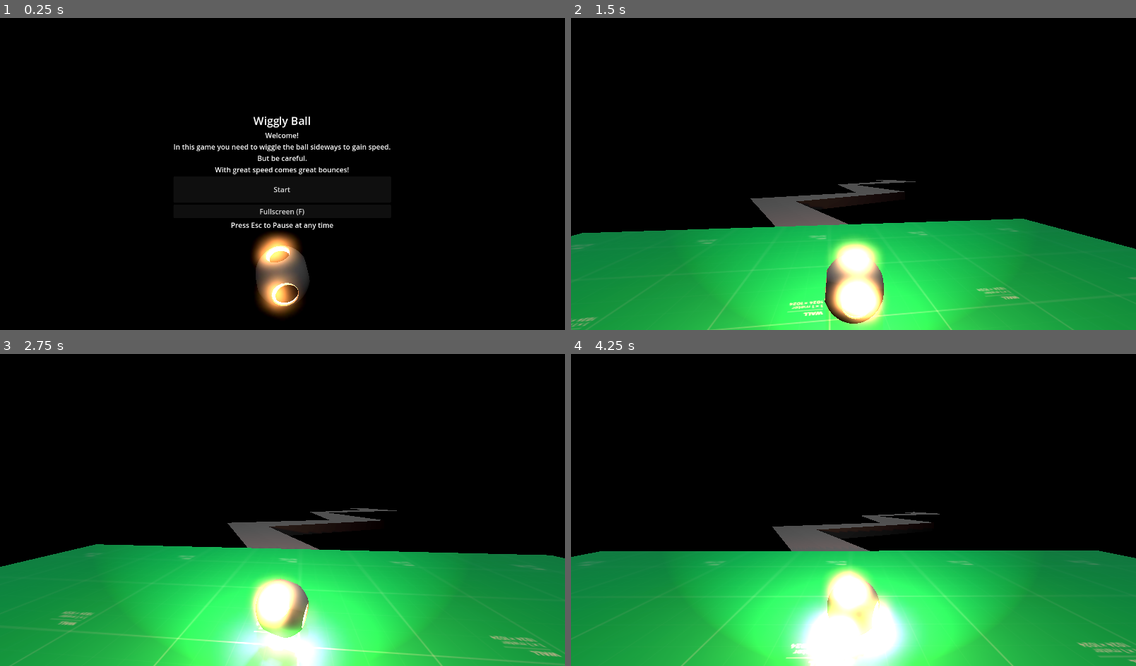
Above: before the commit, frames 1-4 (two rows, left to right).
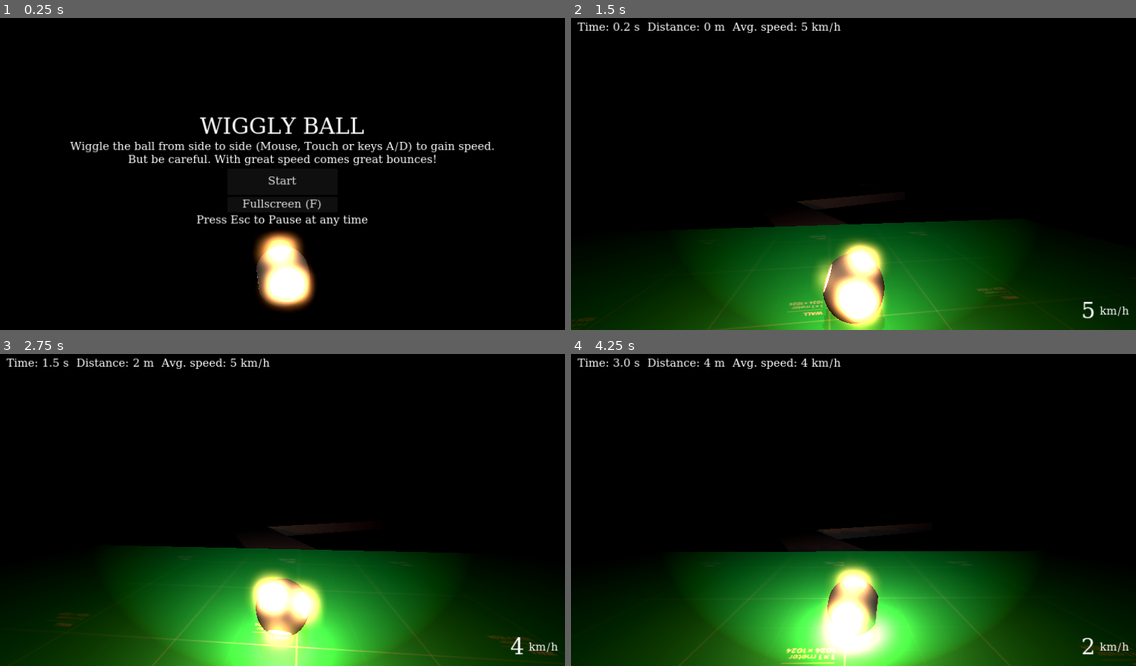
Above: after the commit, the same moments.

Repository: tihepo/wiggle-ball
Game: Godot game, scene res://scenes/start.tscn
Same seed, same stepped clock (60 frames per second), same inputs: the game is played once before the commit and once after it.
Inputs (mouse positions are in pixels of both pictures, inside the frame that each line leads up to):
- Up to frame 1 (0.25 s): no input
- Up to frame 2 (1.5 s): click "Start" at 0.5 s; tap Enter (ui_accept) at 1.25, 1.35 s; move the mouse to (881, 170) at 1.27 s; hold W (move_forward) from 1.28 s (still down)
- Up to frame 3 (2.75 s): keep holding W (move_forward); tap Space (move_jump) at 1.52, 2.27 s; move the mouse to (254, 510) at 2.02 s; tap Enter (ui_accept) at 2.1 s
- Up to frame 4 (4.25 s): keep holding W (move_forward); move the mouse to (864, 500) at 2.77 s; tap Enter (ui_accept) at 2.85, 3.6 s; move the mouse to (847, 513) at 3.52 s; tap Space (move_jump) at 3.77 s

The runs differ from the first frame. In frame 1, 5.9% of the frame differs, in the area x 12-88%, y 31-96%; in frame 2, 34%; in frame 3, 38%, in the area x 0-100%, y 1-100%; in frame 4, 38%.

Commit message:
Work on HUD and menus. Mostly working now.

Diff:
--- a/project.godot
+++ b/project.godot
@@ -19,6 +19,8 @@
 
 window/size/viewport_width=1280
 window/size/viewport_height=720
+window/stretch/mode="canvas_items"
+window/stretch/aspect="keep_width"
 
 [input]
 
--- a/scenes/ball.gd
+++ b/scenes/ball.gd
@@ -35,9 +35,6 @@
 	# Increase speed slowly
 	speed *= 1 + .01 * delta
 
-	if global_position.y < -10:
-		get_tree().reload_current_scene()
-
 	var x = Input.get_axis("move_left", "move_right") * key_sensitivity * delta
 	var y = 0 #Input.get_axis("move_forward", "move_backward") * key_sensitivity * delta
 	if !(is_zero_approx(x) and is_zero_approx(y)):
@@ -46,15 +43,16 @@
 func _input(event):
 	jumping = false
 	running = true
-	if steering && event is InputEventMouseMotion:
+	if event is InputEventMouseMotion:
 		var x = event.relative.x * mouse_sensitivity
 		var y = event.relative.y * mouse_sensitivity
 		y = 0.0
 		steer(x,y)
 
 func steer(x, y):
-	apply_torque(camera.basis * Vector3(y, 0, -x) )
-	apply_central_impulse(camera.basis * Vector3(x, 0.01, -abs(x) * wiggle_factor ))
+	apply_torque(camera.basis * Vector3(y, 0, -x * 4) )
+	if steering:
+		apply_central_impulse(camera.basis * Vector3(x, 0.01, -abs(x) * wiggle_factor ))
 
 func _on_jump_timeout():
 	max_contacts_reported = 1
--- a/scenes/pause.gd
+++ b/scenes/pause.gd
@@ -1,4 +1,4 @@
-extends CanvasLayer
+extends Control
 
 func _unhandled_input(event):
 	if event.is_action_released("ui_accept"):
@@ -32,3 +32,11 @@
 		DisplayServer.window_set_mode(DisplayServer.WINDOW_MODE_FULLSCREEN)
 	else:
 		DisplayServer.window_set_mode(DisplayServer.WINDOW_MODE_WINDOWED)
+
+func _on_exit_button_pressed():
+	unpause()
+	get_tree().change_scene_to_file("res://scenes/start.tscn")
+
+func _on_retry_button_pressed():
+	unpause()
+	get_tree().reload_current_scene()
--- a/scenes/start.tscn
+++ b/scenes/start.tscn
@@ -3,7 +3,7 @@
 [ext_resource type="Script" path="res://scenes/start.gd" id="1_fnrdp"]
 [ext_resource type="Texture2D" uid="uid://cknnpbe7gnutf" path="res://textures/prototype/Green/texture_01.png" id="2_nv715"]
 [ext_resource type="PackedScene" uid="uid://bws1nxafxkrd" path="res://scenes/ball.tscn" id="3_o0pjg"]
-[ext_resource type="Script" path="res://scenes/pause.gd" id="4_rusxb"]
+[ext_resource type="Theme" uid="uid://dvb4p5ixtsmgm" path="res://theme.tres" id="5_ysw0k"]
 
 [sub_resource type="CompressedTexture2D" id="CompressedTexture2D_dv26n"]
 
@@ -27,7 +27,7 @@
 uv1_triplanar = true
 
 [sub_resource type="InputEventAction" id="InputEventAction_yn3yo"]
-action = &"pause"
+action = &"ui_accept"
 
 [sub_resource type="Shortcut" id="Shortcut_ddjjt"]
 events = [SubResource("InputEventAction_yn3yo")]
@@ -52,53 +52,56 @@
 transform = Transform3D(1, 0, 0, 0, 1, 0, 0, 0, 1, 2.08165e-12, 3, 2.08165e-12)
 top_level = true
 gravity_scale = 0.0
-angular_velocity = Vector3(1.0472, 0.349066, 0.872665)
-angular_damp_mode = 1
-angular_damp = 0.0
+angular_velocity = Vector3(0, 0.872665, 0.523599)
+angular_damp = 0.5
 
-[node name="Pause" type="CanvasLayer" parent="."]
+[node name="CanvasLayer" type="CanvasLayer" parent="."]
 process_mode = 3
-script = ExtResource("4_rusxb")
 
-[node name="CenterContainer" type="CenterContainer" parent="Pause"]
+[node name="CenterContainer" type="CenterContainer" parent="CanvasLayer"]
 anchors_preset = 15
 anchor_right = 1.0
 anchor_bottom = 1.0
 grow_horizontal = 2
 grow_vertical = 2
+theme = ExtResource("5_ysw0k")
 
-[node name="VBoxContainer" type="VBoxContainer" parent="Pause/CenterContainer"]
+[node name="VBoxContainer" type="VBoxContainer" parent="CanvasLayer/CenterContainer"]
 layout_mode = 2
+theme_override_constants/separation = 5
 
-[node name="Label" type="Label" parent="Pause/CenterContainer/VBoxContainer"]
+[node name="Label" type="Label" parent="CanvasLayer/CenterContainer/VBoxContainer"]
 layout_mode = 2
-theme_override_font_sizes/font_size = 25
-text = "Wiggly Ball"
+theme_override_font_sizes/font_size = 50
+text = "WIGGLY BALL"
 horizontal_alignment = 1
 
-[node name="Label2" type="Label" parent="Pause/CenterContainer/VBoxContainer"]
+[node name="Label2" type="Label" parent="CanvasLayer/CenterContainer/VBoxContainer"]
 layout_mode = 2
-text = "Welcome!
-In this game you need to wiggle the ball sideways to gain speed.
-But be careful.
-With great speed comes great bounces!"
+text = "Wiggle the ball from side to side (Mouse, Touch or keys A/D) to gain speed.
+But be careful. With great speed comes great bounces!"
 horizontal_alignment = 1
 
-[node name="StartButton" type="Button" parent="Pause/CenterContainer/VBoxContainer"]
-custom_minimum_size = Vector2(150, 60)
+[node name="VBoxContainer" type="VBoxContainer" parent="CanvasLayer/CenterContainer/VBoxContainer"]
+layout_mode = 2
+size_flags_horizontal = 4
+theme_override_constants/separation = 5
+
+[node name="StartButton" type="Button" parent="CanvasLayer/CenterContainer/VBoxContainer/VBoxContainer"]
+custom_minimum_size = Vector2(250, 60)
 layout_mode = 2
 shortcut = SubResource("Shortcut_ddjjt")
 text = "Start"
 
-[node name="FullscreenButton" type="Button" parent="Pause/CenterContainer/VBoxContainer"]
+[node name="FullscreenButton" type="Button" parent="CanvasLayer/CenterContainer/VBoxContainer/VBoxContainer"]
 layout_mode = 2
 shortcut = SubResource("Shortcut_g2ksc")
 text = "Fullscreen (F)"
 
-[node name="Label3" type="Label" parent="Pause/CenterContainer/VBoxContainer"]
+[node name="Label3" type="Label" parent="CanvasLayer/CenterContainer/VBoxContainer"]
 layout_mode = 2
 text = "Press Esc to Pause at any time"
 horizontal_alignment = 1
 
-[connection signal="pressed" from="Pause/CenterContainer/VBoxContainer/StartButton" to="." method="_on_start_button_pressed"]
-[connection signal="pressed" from="Pause/CenterContainer/VBoxContainer/FullscreenButton" to="." method="_on_fullscreen_button_pressed"]
+[connection signal="pressed" from="CanvasLayer/CenterContainer/VBoxContainer/VBoxContainer/StartButton" to="." method="_on_start_button_pressed"]
+[connection signal="pressed" from="CanvasLayer/CenterContainer/VBoxContainer/VBoxContainer/FullscreenButton" to="." method="_on_fullscreen_button_pressed"]
--- a/scenes/world.gd
+++ b/scenes/world.gd
@@ -17,7 +17,7 @@
 @onready var geometry = $geometry
 @onready var camera = $Ball/Target/camera
 
-@onready var next_gate = $Gate
+@onready var next_gate = $StartPlatform/Gate
 
 var N = 0
 var max_live_sections = 5
@@ -25,23 +25,67 @@
 var live_sections: Array[Node3D]
 
 var t_elapsed = 0.0
+var distance = 0.0
+var last_position: Vector3
 
 func _ready():
 	gate_passed()
 	ball.steering = true
-	Input.set_mouse_mode(Input.MOUSE_MODE_CAPTURED)
+	unpause()
+	%Pause.visible = false
+	%GameOver.visible = false
+	%HUDTop.visible = true
+	%HUDBottom.visible = true
+
+	# Ensure start platform gets freed like other sections we've passed
+	live_sections.append($StartPlatform)
+
+	last_position = ball.global_position
+
+func mps_to_kmph(mps):
+	# meters per second to km per hour
+	return mps * 60*60 / 1000.
 
 func _physics_process(delta):
 	if ball.running:
 		t_elapsed += delta
+		var d = (ball.global_position-last_position)
+		d.y = 0  # Don't count changes in height
+		var length = d.length()
+		distance += length
+		last_position = ball.global_position
+		%Time.text = "%.1f" % t_elapsed
+		%Distance.text = "%.0f" % distance
+
+		# Only update speeds every 6 frame = 10 times per second
+		if get_tree().get_frame() % 6 == 0:
+#			print(ball.global_position)
+			%AvgSpeed.text = "%.0f" % mps_to_kmph(distance/t_elapsed)
+			%Speed.text = "%.0f" % mps_to_kmph(length/delta)
+
+	if ball.global_position.y < -10:
+		gameover()
+
+func pause():
+	get_tree().paused = true
+	Input.set_mouse_mode(Input.MOUSE_MODE_VISIBLE)
+
+func unpause():
+	get_tree().paused = false
+	Input.set_mouse_mode(Input.MOUSE_MODE_CAPTURED)
+
+func gameover():
+	pause()
+	%Pause.visible = false
+	%GameOver.visible = true
+	%HUDTop.visible = true
+	%HUDBottom.visible = false
+#	pause()
 
 func gate_passed():
 #	sections = [
 #		preload("res://map/zigzag1.tscn"),
 #	]
-
-	print("t= ", t_elapsed)
-	t_elapsed = 0.0
 
 	# Remove one existing sections
 	while len(live_sections) > max_live_sections:
@@ -75,4 +119,3 @@
 
 func _on_gate_body_entered(body):
 	gate_passed()
-#	$StartPlatform.queue_free()
--- a/scenes/world.tscn
+++ b/scenes/world.tscn
@@ -1,10 +1,11 @@
-[gd_scene load_steps=12 format=3 uid="uid://dqac65jrr30w6"]
+[gd_scene load_steps=13 format=3 uid="uid://dqac65jrr30w6"]
 
 [ext_resource type="Script" path="res://scenes/world.gd" id="1_x87ln"]
 [ext_resource type="Texture2D" uid="uid://cknnpbe7gnutf" path="res://textures/prototype/Green/texture_01.png" id="2_8ys57"]
 [ext_resource type="PackedScene" uid="uid://dl63j3eaedywp" path="res://map/parts/gate.tscn" id="3_0o6w0"]
 [ext_resource type="Script" path="res://scenes/geometry.gd" id="4_jra8y"]
-[ext_resource type="Script" path="res://scenes/pause.gd" id="6_m74fr"]
+[ext_resource type="Script" path="res://scenes/pause.gd" id="6_trnux"]
+[ext_resource type="Theme" uid="uid://dvb4p5ixtsmgm" path="res://theme.tres" id="7_hdiu4"]
 [ext_resource type="PackedScene" uid="uid://bws1nxafxkrd" path="res://scenes/ball.tscn" id="11_sydck"]
 
 [sub_resource type="CompressedTexture2D" id="CompressedTexture2D_dv26n"]
@@ -36,6 +37,7 @@
 
 [node name="sun" type="DirectionalLight3D" parent="."]
 transform = Transform3D(0.933167, 0.309878, -0.182139, 0, 0.506726, 0.862107, 0.359443, -0.80449, 0.47286, 0, 11.1155, 0)
+visible = false
 light_energy = 0.25
 shadow_enabled = true
 sky_mode = 1
@@ -46,8 +48,8 @@
 size = Vector3(20, 1, 20)
 material = SubResource("StandardMaterial3D_jxrtg")
 
-[node name="Gate" parent="." instance=ExtResource("3_0o6w0")]
-transform = Transform3D(-1, 0, -8.74228e-08, 0, 1, 0, 8.74228e-08, 0, -1, 2.08165e-12, 2.08165e-12, 7)
+[node name="Gate" parent="StartPlatform" instance=ExtResource("3_0o6w0")]
+transform = Transform3D(-1, 0, -8.74228e-08, 0, 1, 0, 8.74228e-08, 0, -1, 2.08165e-12, 2.08165e-12, 10)
 visible = false
 
 [node name="geometry" type="Node3D" parent="."]
@@ -56,49 +58,197 @@
 [node name="Ball" parent="." instance=ExtResource("11_sydck")]
 transform = Transform3D(-1, 0, -8.74227e-08, 0, 1, 0, 8.74227e-08, 0, -1, 0, 2, 0)
 
-[node name="Pause" type="CanvasLayer" parent="."]
+[node name="CanvasLayer" type="CanvasLayer" parent="."]
 process_mode = 3
-visible = false
-script = ExtResource("6_m74fr")
-
-[node name="CenterContainer" type="CenterContainer" parent="Pause"]
+
+[node name="Control" type="Control" parent="CanvasLayer"]
+layout_mode = 3
 anchors_preset = 15
 anchor_right = 1.0
 anchor_bottom = 1.0
 grow_horizontal = 2
 grow_vertical = 2
 
-[node name="VBoxContainer" type="VBoxContainer" parent="Pause/CenterContainer"]
-layout_mode = 2
-
-[node name="Label" type="Label" parent="Pause/CenterContainer/VBoxContainer"]
-layout_mode = 2
-theme_override_font_sizes/font_size = 25
-text = "Wiggly Ball"
+[node name="Pause" type="Control" parent="CanvasLayer/Control"]
+unique_name_in_owner = true
+layout_mode = 2
+anchors_preset = 0
+offset_left = 515.0
+offset_top = 269.0
+offset_right = 765.0
+offset_bottom = 451.0
+script = ExtResource("6_trnux")
+
+[node name="Label" type="Label" parent="CanvasLayer/Control/Pause"]
+layout_mode = 2
+offset_right = 250.0
+offset_bottom = 72.0
+theme_override_font_sizes/font_size = 50
+text = "PAUSED"
 horizontal_alignment = 1
 
-[node name="Label2" type="Label" parent="Pause/CenterContainer/VBoxContainer"]
-layout_mode = 2
-text = "Welcome!
-In this game you need to wiggle the ball sideways to gain speed.
-But be careful.
-With great speed comes great bounces!"
+[node name="VBoxContainer" type="VBoxContainer" parent="CanvasLayer/Control/Pause"]
+layout_mode = 2
+offset_top = 77.0
+offset_right = 250.0
+offset_bottom = 173.0
+size_flags_horizontal = 4
+theme_override_constants/separation = 5
+
+[node name="StartButton" type="Button" parent="CanvasLayer/Control/Pause/VBoxContainer"]
+custom_minimum_size = Vector2(250, 60)
+layout_mode = 2
+text = "Continue"
+
+[node name="FullscreenButton" type="Button" parent="CanvasLayer/Control/Pause/VBoxContainer"]
+layout_mode = 2
+text = "Fullscreen (F)"
+
+[node name="HUDTop" type="MarginContainer" parent="CanvasLayer/Control"]
+unique_name_in_owner = true
+layout_mode = 1
+anchors_preset = 10
+anchor_right = 1.0
+offset_bottom = 67.0
+grow_horizontal = 2
+theme = ExtResource("7_hdiu4")
+theme_override_constants/margin_left = 15
+theme_override_constants/margin_top = 15
+theme_override_constants/margin_right = 15
+theme_override_constants/margin_bottom = 15
+
+[node name="StatsBox" type="HBoxContainer" parent="CanvasLayer/Control/HUDTop"]
+unique_name_in_owner = true
+layout_mode = 2
+theme_override_constants/separation = 8
+
+[node name="TimeLabel" type="Label" parent="CanvasLayer/Control/HUDTop/StatsBox"]
+layout_mode = 2
+text = "Time:"
+
+[node name="Time" type="Label" parent="CanvasLayer/Control/HUDTop/StatsBox"]
+unique_name_in_owner = true
+layout_mode = 2
+text = "0.00"
+
+[node name="TimeUnit" type="Label" parent="CanvasLayer/Control/HUDTop/StatsBox"]
+layout_mode = 2
+text = "s"
+
+[node name="SPACE" type="Label" parent="CanvasLayer/Control/HUDTop/StatsBox"]
+layout_mode = 2
+
+[node name="DistanceLabel2" type="Label" parent="CanvasLayer/Control/HUDTop/StatsBox"]
+layout_mode = 2
+text = "Distance:"
+
+[node name="Distance" type="Label" parent="CanvasLayer/Control/HUDTop/StatsBox"]
+unique_name_in_owner = true
+layout_mode = 2
+text = "0"
+
+[node name="DistanceUnit" type="Label" parent="CanvasLayer/Control/HUDTop/StatsBox"]
+layout_mode = 2
+text = "m"
+
+[node name="SPACE2" type="Label" parent="CanvasLayer/Control/HUDTop/StatsBox"]
+layout_mode = 2
+
+[node name="AvgSpeedLabe" type="Label" parent="CanvasLayer/Control/HUDTop/StatsBox"]
+layout_mode = 2
+text = "Avg. speed:"
+
+[node name="AvgSpeed" type="Label" parent="CanvasLayer/Control/HUDTop/StatsBox"]
+unique_name_in_owner = true
+layout_mode = 2
+text = "0"
+
+[node name="AvgSpeedUnit" type="Label" parent="CanvasLayer/Control/HUDTop/StatsBox"]
+unique_name_in_owner = true
+layout_mode = 2
+text = "km/h"
+
+[node name="HUDBottom" type="MarginContainer" parent="CanvasLayer/Control"]
+unique_name_in_owner = true
+layout_mode = 1
+anchors_preset = 12
+anchor_top = 1.0
+anchor_right = 1.0
+anchor_bottom = 1.0
+offset_top = -100.0
+grow_horizontal = 2
+grow_vertical = 0
+theme = ExtResource("7_hdiu4")
+theme_override_constants/margin_left = 15
+theme_override_constants/margin_top = 15
+theme_override_constants/margin_right = 15
+theme_override_constants/margin_bottom = 15
+
+[node name="BottomHBox" type="HBoxContainer" parent="CanvasLayer/Control/HUDBottom"]
+layout_mode = 2
+size_flags_horizontal = 8
+size_flags_vertical = 8
+theme_override_constants/separation = 10
+
+[node name="SpeedLabel" type="Label" parent="CanvasLayer/Control/HUDBottom/BottomHBox"]
+visible = false
+layout_mode = 2
+text = "Speed:"
+vertical_alignment = 1
+
+[node name="Speed" type="Label" parent="CanvasLayer/Control/HUDBottom/BottomHBox"]
+unique_name_in_owner = true
+layout_mode = 2
+theme_override_font_sizes/font_size = 50
+text = "0"
+vertical_alignment = 1
+
+[node name="SpeedUnit" type="Label" parent="CanvasLayer/Control/HUDBottom/BottomHBox"]
+layout_mode = 2
+text = "km/h"
+vertical_alignment = 1
+
+[node name="GameOver" type="MarginContainer" parent="CanvasLayer/Control"]
+unique_name_in_owner = true
+layout_mode = 1
+anchors_preset = 8
+anchor_left = 0.5
+anchor_top = 0.5
+anchor_right = 0.5
+anchor_bottom = 0.5
+offset_left = -151.0
+offset_top = -114.0
+offset_right = 151.0
+offset_bottom = 114.0
+grow_horizontal = 2
+grow_vertical = 2
+theme = ExtResource("7_hdiu4")
+theme_override_constants/margin_left = 15
+theme_override_constants/margin_top = 15
+theme_override_constants/margin_right = 15
+theme_override_constants/margin_bottom = 15
+
+[node name="VBoxContainer" type="VBoxContainer" parent="CanvasLayer/Control/GameOver"]
+layout_mode = 2
+
+[node name="Label" type="Label" parent="CanvasLayer/Control/GameOver/VBoxContainer"]
+layout_mode = 2
+theme_override_font_sizes/font_size = 50
+text = "GAME OVER"
 horizontal_alignment = 1
 
-[node name="StartButton" type="Button" parent="Pause/CenterContainer/VBoxContainer"]
-custom_minimum_size = Vector2(150, 60)
-layout_mode = 2
-text = "Continue"
-
-[node name="FullscreenButton" type="Button" parent="Pause/CenterContainer/VBoxContainer"]
-layout_mode = 2
-text = "Fullscreen (F)"
-
-[node name="Label3" type="Label" parent="Pause/CenterContainer/VBoxContainer"]
-layout_mode = 2
-text = "Press Esc to Pause at any time"
-horizontal_alignment = 1
-
-[connection signal="body_entered" from="Gate" to="." method="_on_gate_body_entered"]
-[connection signal="pressed" from="Pause/CenterContainer/VBoxContainer/StartButton" to="Pause" method="unpause"]
-[connection signal="pressed" from="Pause/CenterContainer/VBoxContainer/FullscreenButton" to="Pause" method="toggle_fullscreen"]
+[node name="RetryButton" type="Button" parent="CanvasLayer/Control/GameOver/VBoxContainer"]
+custom_minimum_size = Vector2(250, 60)
+layout_mode = 2
+size_flags_horizontal = 4
+text = "Retry"
+
+[node name="ExitButton" type="Button" parent="CanvasLayer/Control/GameOver/VBoxContainer"]
+custom_minimum_size = Vector2(250, 60)
+layout_mode = 2
+size_flags_horizontal = 4
+text = "Exit"
+
+[connection signal="body_entered" from="StartPlatform/Gate" to="." method="_on_gate_body_entered"]
+[connection signal="pressed" from="CanvasLayer/Control/GameOver/VBoxContainer/RetryButton" to="CanvasLayer/Control/Pause" method="_on_retry_button_pressed"]
+[connection signal="pressed" from="CanvasLayer/Control/GameOver/VBoxContainer/ExitButton" to="CanvasLayer/Control/Pause" method="_on_exit_button_pressed"]
--- /dev/null
+++ b/theme.tres
@@ -0,0 +1,43 @@
+[gd_resource type="Theme" load_steps=2 format=3 uid="uid://dvb4p5ixtsmgm"]
+
+[sub_resource type="FontFile" id="FontFile_a7gr8"]
+cache/0/25/0/ascent = 0.0
+cache/0/25/0/descent = 0.0
+cache/0/25/0/underline_position = 0.0
+cache/0/25/0/underline_thickness = 0.0
+cache/0/25/0/scale = 1.0
+cache/0/25/0/kerning_overrides/25/0 = Vector2(0, 0)
+cache/0/25/0/kerning_overrides/16/0 = Vector2(0, 0)
+cache/0/25/0/kerning_overrides/20/0 = Vector2(0, 0)
+cache/0/25/0/kerning_overrides/50/0 = Vector2(0, 0)
+cache/0/16/0/ascent = 0.0
+cache/0/16/0/descent = 0.0
+cache/0/16/0/underline_position = 0.0
+cache/0/16/0/underline_thickness = 0.0
+cache/0/16/0/scale = 1.0
+cache/0/16/0/kerning_overrides/25/0 = Vector2(0, 0)
+cache/0/16/0/kerning_overrides/16/0 = Vector2(0, 0)
+cache/0/16/0/kerning_overrides/20/0 = Vector2(0, 0)
+cache/0/16/0/kerning_overrides/50/0 = Vector2(0, 0)
+cache/0/20/0/ascent = 0.0
+cache/0/20/0/descent = 0.0
+cache/0/20/0/underline_position = 0.0
+cache/0/20/0/underline_thickness = 0.0
+cache/0/20/0/scale = 1.0
+cache/0/20/0/kerning_overrides/25/0 = Vector2(0, 0)
+cache/0/20/0/kerning_overrides/16/0 = Vector2(0, 0)
+cache/0/20/0/kerning_overrides/20/0 = Vector2(0, 0)
+cache/0/20/0/kerning_overrides/50/0 = Vector2(0, 0)
+cache/0/50/0/ascent = 0.0
+cache/0/50/0/descent = 0.0
+cache/0/50/0/underline_position = 0.0
+cache/0/50/0/underline_thickness = 0.0
+cache/0/50/0/scale = 1.0
+cache/0/50/0/kerning_overrides/25/0 = Vector2(0, 0)
+cache/0/50/0/kerning_overrides/16/0 = Vector2(0, 0)
+cache/0/50/0/kerning_overrides/20/0 = Vector2(0, 0)
+cache/0/50/0/kerning_overrides/50/0 = Vector2(0, 0)
+
+[resource]
+default_font = SubResource("FontFile_a7gr8")
+default_font_size = 25
